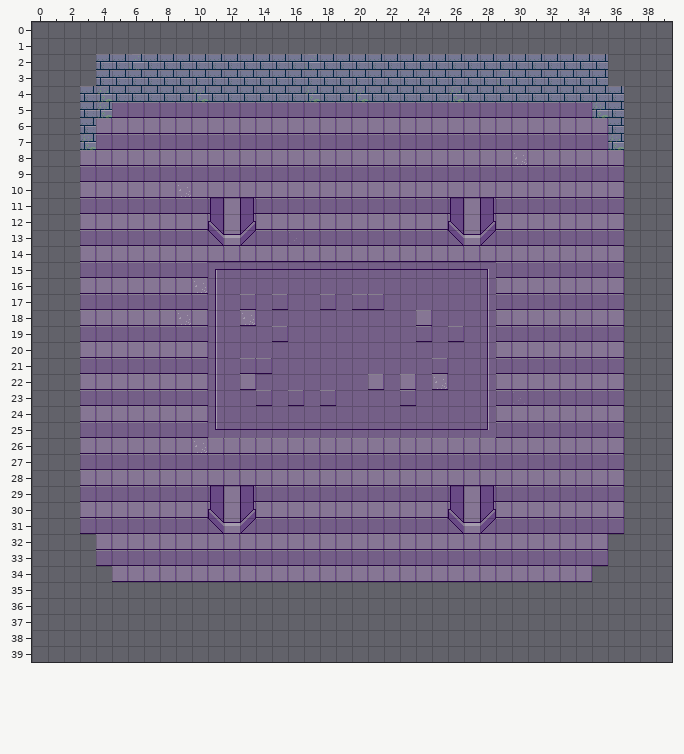
Tiled map -- src/resources/boss2.tmx. Above is the file before it was changed.
Cells are 16x16 px. Shown: x 0..39, y 0..39.
The result:
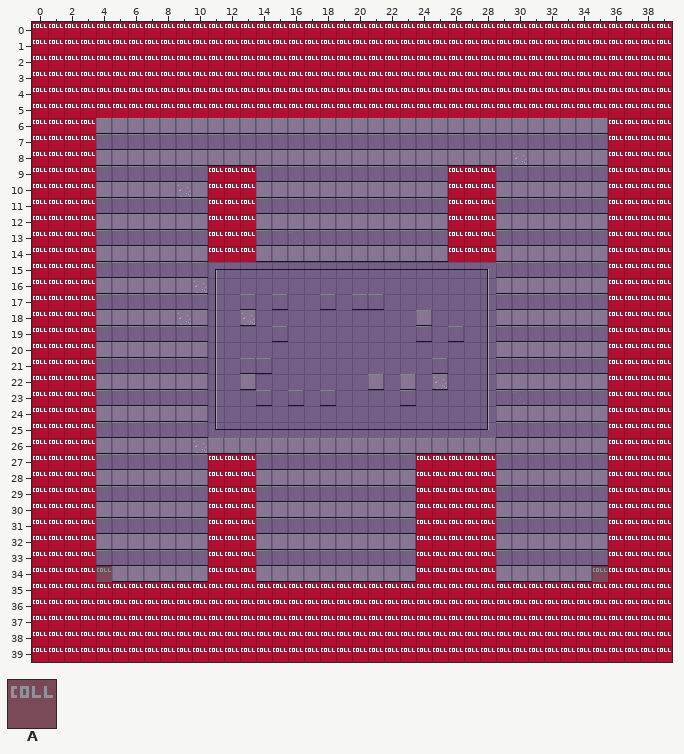
Key: from "background_tiles": A 64.
_ is an empty cell, . an unchanged one.
Tiles of an added or newly shown layer are drawn over the layers below it.
See-through tiles are keyed as they look on the map.
Diff:
--- layer "collision" (now shown)
@@ x 4..35 @@
-34 _.............................._
+34 A..............................A
--- layer "bosscollision" (added)
@@ x 0..39 @@
- 0 ________________________________________
- 1 ________________________________________
- 2 ________________________________________
- 3 ________________________________________
- 4 ________________________________________
- 5 ________________________________________
- 6 ____................................____
- 7 ____................................____
- 8 ____................................____
- 9 ____.......___............___.......____
-10 ____.......___............___.......____
-11 ____.......___............___.......____
-12 ____.......___............___.......____
-13 ____.......___............___.......____
-14 ____.......___............___.......____
-15 ____................................____
-16 ____................................____
-17 ____................................____
-18 ____................................____
-19 ____................................____
-20 ____................................____
-21 ____................................____
-22 ____................................____
-23 ____................................____
-24 ____................................____
-25 ____................................____
-26 ____................................____
-27 ____.......___.........._____.......____
-28 ____.......___.........._____.......____
-29 ____.......___.........._____.......____
-30 ____.......___.........._____.......____
-31 ____.......___.........._____.......____
-32 ____.......___.........._____.......____
-33 ____.......___.........._____.......____
-34 ____.......___.........._____.......____
-35 ________________________________________
-36 ________________________________________
-37 ________________________________________
-38 ________________________________________
-39 ________________________________________
+ 0 AAAAAAAAAAAAAAAAAAAAAAAAAAAAAAAAAAAAAAAA
+ 1 AAAAAAAAAAAAAAAAAAAAAAAAAAAAAAAAAAAAAAAA
+ 2 AAAAAAAAAAAAAAAAAAAAAAAAAAAAAAAAAAAAAAAA
+ 3 AAAAAAAAAAAAAAAAAAAAAAAAAAAAAAAAAAAAAAAA
+ 4 AAAAAAAAAAAAAAAAAAAAAAAAAAAAAAAAAAAAAAAA
+ 5 AAAAAAAAAAAAAAAAAAAAAAAAAAAAAAAAAAAAAAAA
+ 6 AAAA................................AAAA
+ 7 AAAA................................AAAA
+ 8 AAAA................................AAAA
+ 9 AAAA.......AAA............AAA.......AAAA
+10 AAAA.......AAA............AAA.......AAAA
+11 AAAA.......AAA............AAA.......AAAA
+12 AAAA.......AAA............AAA.......AAAA
+13 AAAA.......AAA............AAA.......AAAA
+14 AAAA.......AAA............AAA.......AAAA
+15 AAAA................................AAAA
+16 AAAA................................AAAA
+17 AAAA................................AAAA
+18 AAAA................................AAAA
+19 AAAA................................AAAA
+20 AAAA................................AAAA
+21 AAAA................................AAAA
+22 AAAA................................AAAA
+23 AAAA................................AAAA
+24 AAAA................................AAAA
+25 AAAA................................AAAA
+26 AAAA................................AAAA
+27 AAAA.......AAA..........AAAAA.......AAAA
+28 AAAA.......AAA..........AAAAA.......AAAA
+29 AAAA.......AAA..........AAAAA.......AAAA
+30 AAAA.......AAA..........AAAAA.......AAAA
+31 AAAA.......AAA..........AAAAA.......AAAA
+32 AAAA.......AAA..........AAAAA.......AAAA
+33 AAAA.......AAA..........AAAAA.......AAAA
+34 AAAA.......AAA..........AAAAA.......AAAA
+35 AAAAAAAAAAAAAAAAAAAAAAAAAAAAAAAAAAAAAAAA
+36 AAAAAAAAAAAAAAAAAAAAAAAAAAAAAAAAAAAAAAAA
+37 AAAAAAAAAAAAAAAAAAAAAAAAAAAAAAAAAAAAAAAA
+38 AAAAAAAAAAAAAAAAAAAAAAAAAAAAAAAAAAAAAAAA
+39 AAAAAAAAAAAAAAAAAAAAAAAAAAAAAAAAAAAAAAAA
